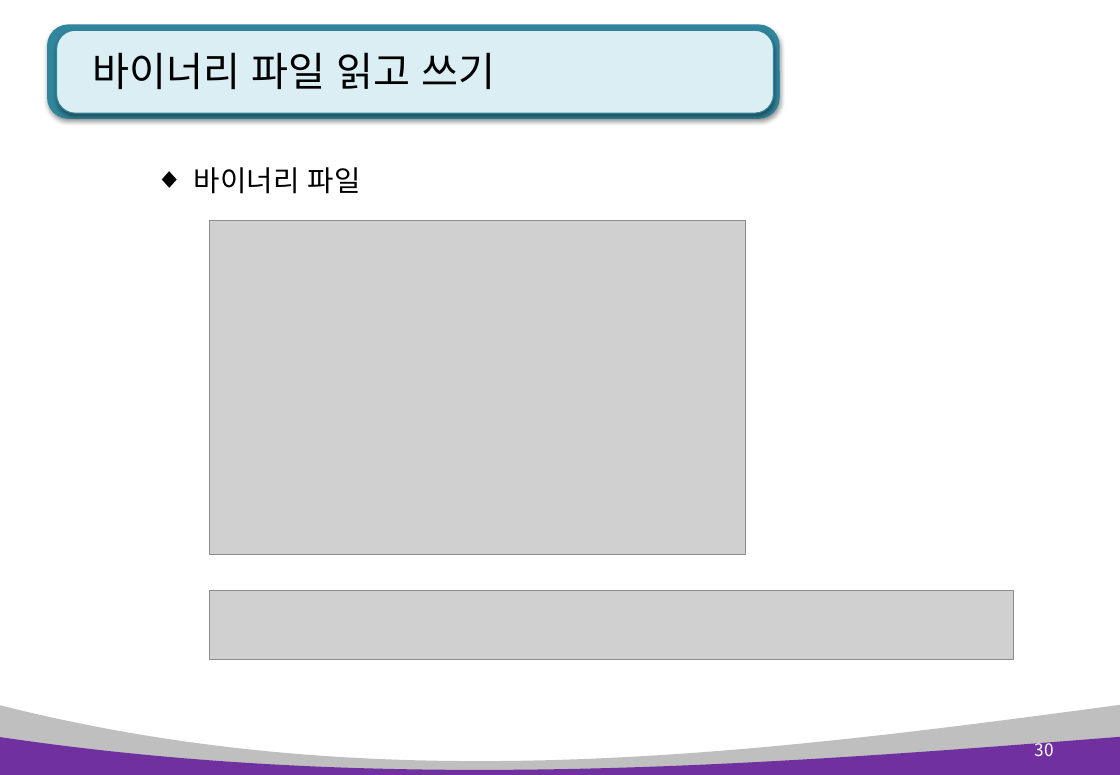
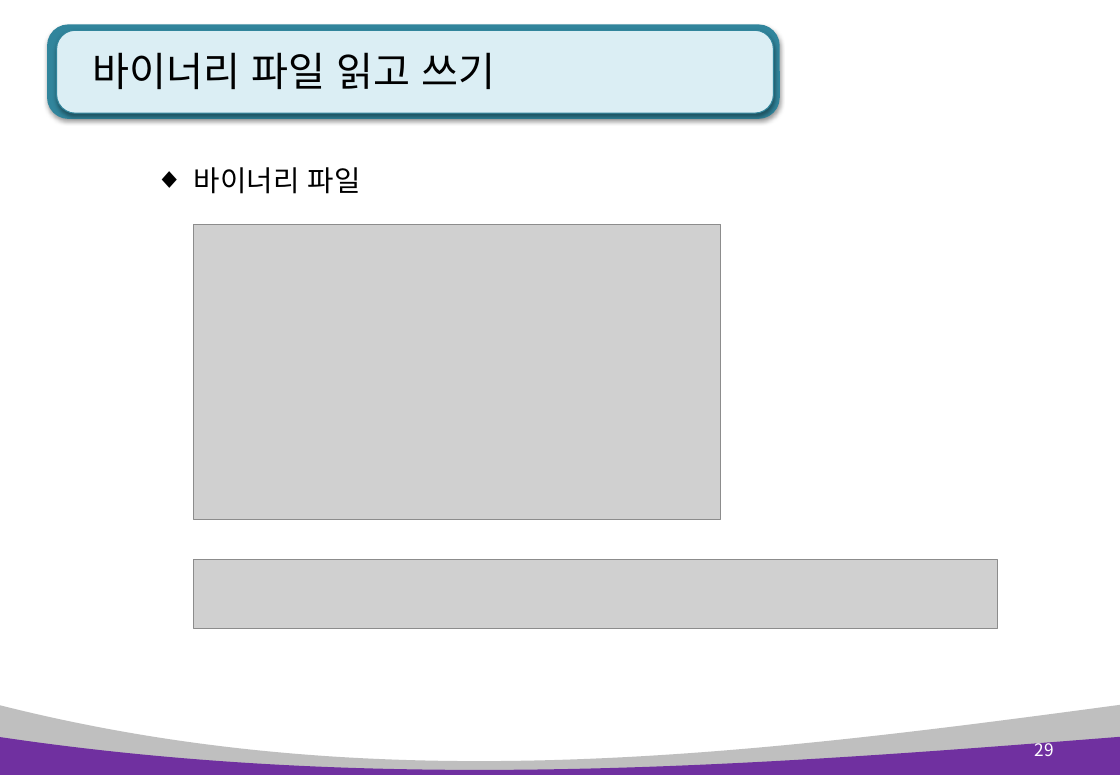
Before and after one commit to kiyongee2/green_pyworks, a slide deck: slide 29 of python_ppt_2023/Python 8장. 예외처리, 파일입출력.pptx (slide 30 before the commit). Drawn at 1120x775 pixels with LibreOffice and Linux fonts; fonts in the diff are those of the drawing; grey boxes stand for pictures. Boxes give left, top, right and bottom in pixels: in the first picture for what was removed or moved away, otherwise in the second. Text is boxed around its words. In the diff, an @@ line names an element or a change of style, - is before the commit and + after.

```diff
--- a/python_ppt_2023/Python 8장. 예외처리, 파일입출력.pptx
+++ b/python_ppt_2023/Python 8장. 예외처리, 파일입출력.pptx
@@ picture: place and size @@
-picture at [210,220,746,554]
+picture at [193,224,721,520]
@@ picture: place and size @@
-picture at [210,592,1015,661]
+picture at [193,559,998,629]
@@ page number at [1034,739,1053,756]: text changed @@
-30
+29
```
Also in this commit, not shown: 11 other slides changed, 1 slide removed, 11 other files.
